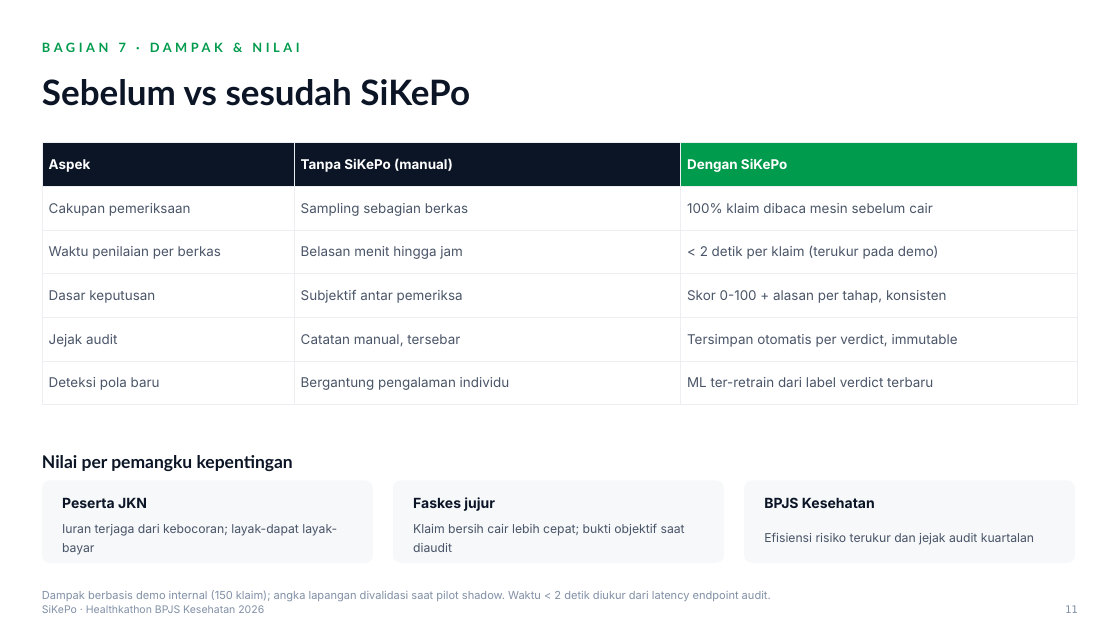
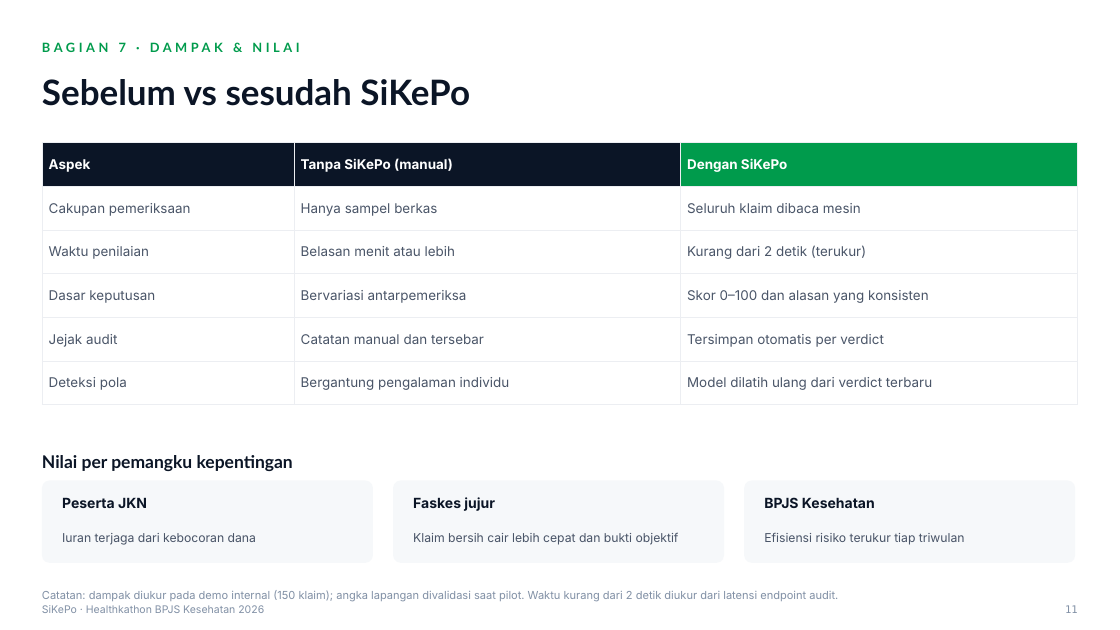
Before and after one commit to dkfadhila/sikepo, a slide deck: slide 11 of proposal/Proposal_SiKePo_Healthkathon2026.pptx. Drawn at 1120x630 pixels with LibreOffice and Linux fonts; fonts in the diff are those of the drawing. Boxes give left, top, right and bottom in pixels: in the first picture for what was removed or moved away, otherwise in the second. Text is boxed around its words. In the diff, an @@ line names an element or a change of style, - is before the commit and + after.

Commit message:
style: revisi bahasa EYD/KBBI + perampingan teks seluruh slide

```diff
--- a/proposal/Proposal_SiKePo_Healthkathon2026.pptx
+++ b/proposal/Proposal_SiKePo_Healthkathon2026.pptx
@@ table at bbox=[42, 143, 1078, 394] @@
-row 2, column 2: Sampling sebagian berkas
+row 2, column 2: Hanya sampel berkas
-row 2, column 3: 100% klaim dibaca mesin sebelum cair
+row 2, column 3: Seluruh klaim dibaca mesin
-row 3: Waktu penilaian per berkas | Belasan menit hingga jam | < 2 detik per klaim (terukur pada demo)
+row 3: Waktu penilaian | Belasan menit atau lebih | Kurang dari 2 detik (terukur)
-row 4, column 2: Subjektif antar pemeriksa
+row 4, column 2: Bervariasi antarpemeriksa
-row 4, column 3: Skor 0-100 + alasan per tahap, konsisten
+row 4, column 3: Skor 0–100 dan alasan yang konsisten
-row 5, column 2: Catatan manual, tersebar
+row 5, column 2: Catatan manual dan tersebar
-row 5, column 3: Tersimpan otomatis per verdict, immutable
+row 5, column 3: Tersimpan otomatis per verdict
-row 6, column 1: Deteksi pola baru
+row 6, column 1: Deteksi pola
-row 6, column 3: ML ter-retrain dari label verdict terbaru
+row 6, column 3: Model dilatih ulang dari verdict terbaru
@@ text at bbox=[62, 533, 256, 545]: text changed @@
-Iuran terjaga dari kebocoran; layak-dapat layak-bayar
+Iuran terjaga dari kebocoran dana
@@ text at bbox=[413, 532, 679, 545]: text changed @@
-Klaim bersih cair lebih cepat; bukti objektif saat diaudit
+Klaim bersih cair lebih cepat dan bukti objektif
@@ text at bbox=[764, 533, 965, 545]: text changed @@
-Efisiensi risiko terukur dan jejak audit kuartalan
+Efisiensi risiko terukur tiap triwulan
@@ text at bbox=[42, 590, 838, 601]: text changed @@
-Dampak berbasis demo internal (150 klaim); angka lapangan divalidasi saat pilot shadow. Waktu < 2 detik diukur dari latency endpoint audit.
+Catatan: dampak diukur pada demo internal (150 klaim); angka lapangan divalidasi saat pilot. Waktu kurang dari 2 detik diukur dari latensi endpoint audit.
```
Also in this commit, not shown: 12 other slides changed, 2 other files.
